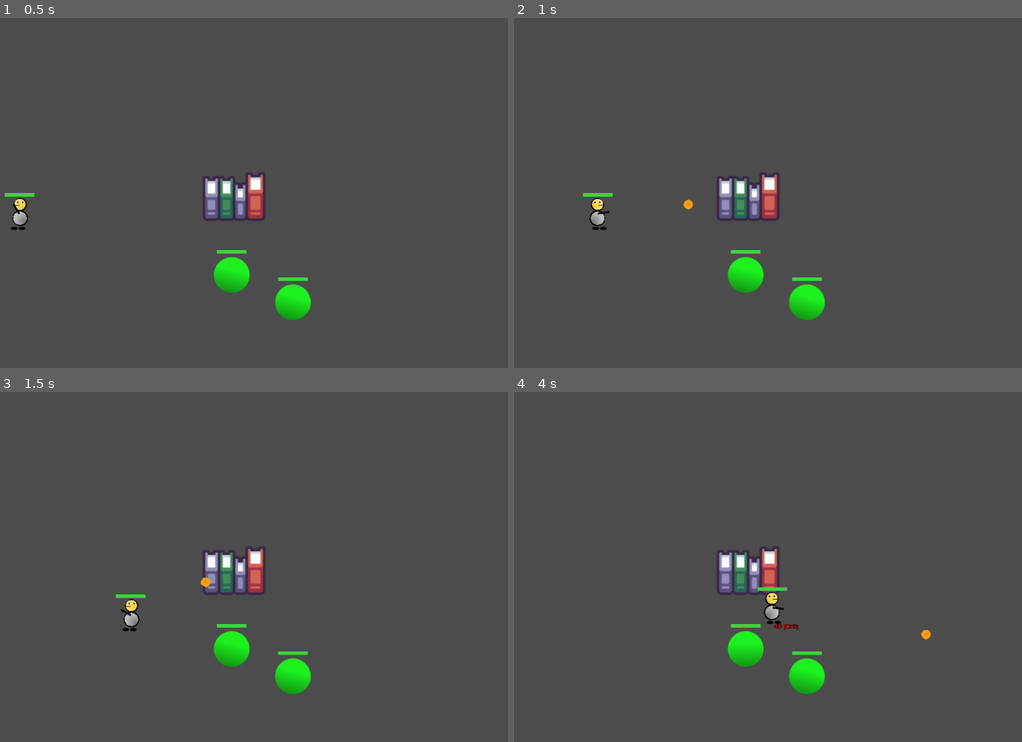
Above: before the commit, frames 1-4 (two rows, left to right).
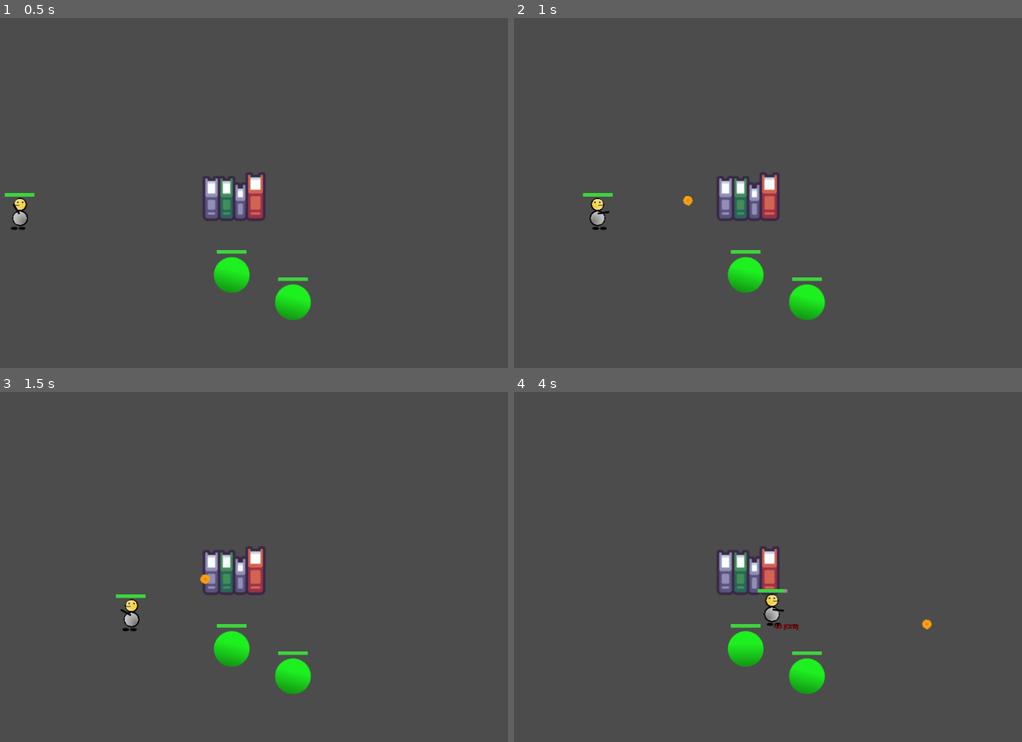
Above: after the commit, the same moments.

Repository: NPGodotEngine/Hack_And_Slash
Game: Godot game, scene res://Levels/TestLevel.tscn
Same seed, same stepped clock (60 frames per second), same inputs: the game is played once before the commit and once after it. The project has no main scene, so this scene is started directly.
Inputs (mouse positions are in pixels of both pictures, inside the frame that each line leads up to):
- Up to frame 1 (0.5 s): no input
- Up to frame 2 (1 s): tap Enter at 0.5 s; move the mouse to (849, 179) at 0.52 s; press the mouse at (849, 179) at 0.53 s; hold D (move_right) from 0.53 s (still down)
- Up to frame 3 (1.5 s): move the mouse to (81, 588) at 1.27 s; release D (move_right) at 1.28 s; release the mouse at (81, 588) at 1.28 s; hold S (move_down) from 1.28 s (still down); right-click (81, 588) at 1.35 s
- Up to frame 4 (4 s): move the mouse to (778, 490) at 2.02 s; release S (move_down) at 2.03 s; press the mouse at (778, 490) at 2.03 s; hold D (move_right) 2.03-2.78 s; move the mouse to (686, 640) at 2.77 s; release the mouse at (686, 640) at 2.78 s; hold W (move_up) 2.78-3.53 s; right-click (686, 640) at 2.85 s; move the mouse to (900, 623) at 3.52 s; press the mouse at (900, 623) at 3.53 s; hold Left (ui_left) from 3.53 s (still down)

Frame 1 is identical in both runs. In frame 2, less than 0.1% of the frame differs, in the area x 33-36%, y 50-55%; in frame 3, less than 0.1%; in frame 4, 0.3%, in the area x 47-83%, y 55-71%.

Commit message:
Feature: flame pool damage overtime

Diff:
--- a/Character/Character.gd
+++ b/Character/Character.gd
@@ -238,7 +238,7 @@
 	if _damage_label_tscn:
 		var damage_label = _damage_label_tscn.instance()
 		if damage_label:
-			add_child(damage_label)
+			call_deferred("add_child", damage_label)
 			damage_label.global_position = global_position + _damage_label_offset
 			damage_label.set_damage(
 				total_damage,
--- a/Character/Mobs/Dummy/Dummy.gd
+++ b/Character/Mobs/Dummy/Dummy.gd
@@ -26,7 +26,7 @@
 func _on_max_health_changed(_from_max_health:int, _to_max_health:int) -> void:
 	_update_health_bar()
 
-func _on_take_damage(_hit_damage:HitDamage, total_damage:int) -> void:
+func _on_take_damage(_hit_damage:HitDamage, _total_damage:int) -> void:
 	_animation_player.stop()
 	_animation_player.play("hit", -1, 2)
 
--- a/Levels/TestLevel.tscn
+++ b/Levels/TestLevel.tscn
@@ -22,7 +22,7 @@
 
 [node name="Player" parent="." instance=ExtResource( 1 )]
 position = Vector2( 202, 344 )
-collision_mask = 3
+collision_mask = 7
 _base_damage = 12
 _critical_strike_chance = 0.17
 
--- a/Skills/Projectile/FireBulletSkill/FireBulletSkill.gd
+++ b/Skills/Projectile/FireBulletSkill/FireBulletSkill.gd
@@ -1,6 +1,22 @@
 extends ProjectileSkill
 
+# warning-ignore-all:RETURN_VALUE_DISCARDED
+
+# Max angle to spread bullet
 export (float) var max_shooting_angle = 15.0
+
+# Flame pool that leave on ground when
+# bullet hit
+export (PackedScene) var _flame_pool_scene = null
+
+# Flame pool duration
+export (float) var _flame_pool_life_span = 3.0
+
+# Flame damage interval
+export (float) var _flame_pool_damage_interval = 1.0
+
+# Flame pool spawn chance
+export (float, 0.0, 1.0) var _flame_pool_spawn_chance = 0.1
 
 func execute(position:Vector2, direction:Vector2) -> void:
     .execute(position, direction)
@@ -8,16 +24,31 @@
     # get facing direction
     var face_dir: Vector2 = get_global_mouse_position() - skill_owner.global_position
 
-    # use fan shape for shooting projectile
+    # use arc shape for shooting projectile
     var shoot_dirs = get_arc_shooting_style(face_dir, deg2rad(max_shooting_angle), self.projectile_count)
 
     # shoot projectiles
     for dir in shoot_dirs:
         var bullet: Projectile = self.projectile_scene.instance()
         get_tree().current_scene.add_child(bullet)
-        bullet.setup(self, direction, skill_owner.global_position)
+        bullet.setup(self, dir, skill_owner.global_position)
+        bullet.connect("on_projectile_hit", self, "_on_projectile_hit")
 
     start_cool_down()
+
+func _on_projectile_hit(body:Node) -> void:
+    assert(_flame_pool_scene, "flame_pool_scene is null")
+
+    if _flame_pool_scene and can_spawn_flame_pool():
+        var flame_pool: FlamePool = _flame_pool_scene.instance()
+        get_tree().current_scene.call_deferred("add_child", flame_pool)
+        flame_pool.setup(get_hit_damage(), _flame_pool_life_span, _flame_pool_damage_interval)
+        flame_pool.global_position = body.global_position
+
+# Can spawn a flaming pool
+func can_spawn_flame_pool() -> bool:
+    if is_equal_approx(_flame_pool_spawn_chance, 0.0): return false
+    return Utils.is_in_threshold(_flame_pool_spawn_chance, 0.0001, 1.0)
 
 # Return vector2 as direction for each projectiles
 ##
--- a/Skills/Projectile/FireBulletSkill/FireBulletSkill.tscn
+++ b/Skills/Projectile/FireBulletSkill/FireBulletSkill.tscn
@@ -1,8 +1,9 @@
-[gd_scene load_steps=4 format=2]
+[gd_scene load_steps=5 format=2]
 
 [ext_resource path="res://Skills/Projectile/FireBulletSkill/FireBulletSkill.gd" type="Script" id=1]
 [ext_resource path="res://Skills/Projectile/FireBulletSkill/FireBullet/FireBullet.tscn" type="PackedScene" id=2]
 [ext_resource path="res://Assets/Fire_ball.png" type="Texture" id=3]
+[ext_resource path="res://Skills/Projectile/FireBulletSkill/FlamePool/FlamePool.tscn" type="PackedScene" id=4]
 
 [node name="FireBulletSkill" type="Node2D"]
 script = ExtResource( 1 )
@@ -13,6 +14,8 @@
 projectile_penetration = 0.25
 projectile_life_span = 1.5
 max_projectile_size = 3
+_flame_pool_scene = ExtResource( 4 )
+_flame_pool_damage_interval = 0.3
 
 [node name="Sprite" type="Sprite" parent="."]
 visible = false
--- /dev/null
+++ b/Skills/Projectile/FireBulletSkill/FlamePool/FlamePool.gd
@@ -0,0 +1,94 @@
+class_name FlamePool
+extends Area2D
+
+# warning-ignore-all:RETURN_VALUE_DISCARDED
+
+# Damage multiplier
+##
+# For scaling damage from skill
+export (float) var _damage_multiplier = 1.0
+
+onready var _flame_particle: Particles2D = $Particles2D
+
+# How long can this pool live
+var _life_span: float = 3.0
+
+# The hit damage from skill
+var _skill_hit_damage: HitDamage = null
+
+# The body that stand in this area
+var _body_contacts: Array = []
+
+# Life span timer
+var _life_span_timer: Timer = null
+
+# Damage timer for damage overtime
+var _damage_overtime_timer: Timer = null
+
+# Damage interval
+var _damage_interval: float = 1.0
+
+func _ready() -> void:
+    _life_span_timer = Timer.new()
+    add_child(_life_span_timer)
+    _life_span_timer.one_shot = true
+    _life_span_timer.connect("timeout", self, "queue_free")
+
+    connect("body_entered", self, "_on_body_entered")
+    connect("body_exited", self, "_on_body_exited")
+
+    _damage_overtime_timer = Timer.new()
+    add_child(_damage_overtime_timer)
+    _damage_overtime_timer.one_shot = false
+    _damage_overtime_timer.connect("timeout", self, "_on_damage_overtime")
+
+func _exit_tree() -> void:
+    if _life_span_timer:
+        _life_span_timer.disconnect("timeout", self, "queue_free")
+    if _damage_overtime_timer:
+        _damage_overtime_timer.disconnect("timeout", self, "_on_damage_overtime")
+
+func setup(hit_dmage:HitDamage, life_span:float, damage_interval:float=1.0) -> void:
+    if not is_inside_tree():
+        yield(self, "ready")
+
+    _skill_hit_damage = hit_dmage
+    _life_span = life_span
+    _damage_interval = damage_interval
+
+    _life_span_timer.start(_life_span)
+    _damage_overtime_timer.start(_damage_interval)
+
+
+func _on_body_entered(body:Node) -> void:
+    if (not _body_contacts.has(body) and
+        body is Character):
+        _body_contacts.append(body)
+
+func _on_body_exited(body:Node) -> void:
+    if _body_contacts.has(body):
+        _body_contacts.erase(body)
+
+func _on_damage_overtime() -> void:
+    if _body_contacts and _body_contacts.size() > 0:
+        for body in _body_contacts:
+            if is_instance_valid(body):
+                var character: Character = body
+                character.take_damage(get_scaled_hit_damage())
+
+func  get_scaled_hit_damage() -> HitDamage:
+    if _skill_hit_damage:
+        return HitDamage.new().init(
+            _skill_hit_damage.attacker,
+            _skill_hit_damage.skill,
+            _skill_hit_damage.damage * _damage_multiplier,
+            false,
+            Color.white
+        )
+    return HitDamage.new().init(
+        null,
+        null,
+        0,
+        false,
+        Color.white
+    )
--- /dev/null
+++ b/Skills/Projectile/FireBulletSkill/FlamePool/FlamePool.tscn
@@ -0,0 +1,73 @@
+[gd_scene load_steps=11 format=2]
+
+[ext_resource path="res://Assets/FireParticale.png" type="Texture" id=1]
+[ext_resource path="res://Skills/Projectile/FireBulletSkill/FlamePool/FlamePool.gd" type="Script" id=2]
+
+[sub_resource type="Gradient" id=1]
+offsets = PoolRealArray( 0.00487805, 1 )
+colors = PoolColorArray( 0.905897, 0.553125, 0.0495412, 1, 0.741835, 0.727822, 0.634616, 1 )
+
+[sub_resource type="GradientTexture" id=2]
+gradient = SubResource( 1 )
+
+[sub_resource type="Gradient" id=3]
+offsets = PoolRealArray( 0.0097561, 0.712195 )
+colors = PoolColorArray( 0.637695, 0.201041, 0.014946, 1, 0.918945, 0.879116, 0.0323067, 1 )
+
+[sub_resource type="GradientTexture" id=4]
+gradient = SubResource( 3 )
+
+[sub_resource type="Curve" id=5]
+_data = [ Vector2( 0, 1 ), 0.0, 0.0, 0, 0, Vector2( 1, 0.202273 ), 0.0, 0.0, 0, 0 ]
+
+[sub_resource type="CurveTexture" id=6]
+curve = SubResource( 5 )
+
+[sub_resource type="ParticlesMaterial" id=7]
+lifetime_randomness = 0.34
+emission_shape = 1
+emission_sphere_radius = 40.0
+flag_disable_z = true
+direction = Vector3( 0, -1, 0 )
+spread = 0.0
+gravity = Vector3( 0, 0, 0 )
+initial_velocity = 103.17
+initial_velocity_random = 0.46
+angular_velocity = 57.14
+angular_velocity_random = 0.59
+orbit_velocity = 0.0
+orbit_velocity_random = 0.0
+linear_accel = 38.1
+linear_accel_random = 0.25
+radial_accel = 9.52
+radial_accel_random = 0.33
+tangential_accel = 30.16
+tangential_accel_random = 0.24
+damping = 88.9
+damping_random = 0.09
+angle = 57.1
+angle_random = 1.0
+scale = 1.5
+scale_random = 0.7
+scale_curve = SubResource( 6 )
+color_ramp = SubResource( 4 )
+color_initial_ramp = SubResource( 2 )
+
+[sub_resource type="CircleShape2D" id=8]
+radius = 40.0
+
+[node name="FlamePool" type="Area2D"]
+collision_layer = 0
+collision_mask = 2
+monitorable = false
+script = ExtResource( 2 )
+_damage_multiplier = 0.5
+
+[node name="Particles2D" type="Particles2D" parent="."]
+amount = 25
+randomness = 0.24
+process_material = SubResource( 7 )
+texture = ExtResource( 1 )
+
+[node name="CollisionShape2D" type="CollisionShape2D" parent="."]
+shape = SubResource( 8 )
--- a/Skills/Projectile/Projectile.gd
+++ b/Skills/Projectile/Projectile.gd
@@ -1,7 +1,10 @@
 class_name Projectile
 extends Area2D
 
-# warning-ignore:RETURN_VALUE_DISCARDED
+# warning-ignore-all:RETURN_VALUE_DISCARDED
+
+# Emit when projectile hit a body
+signal on_projectile_hit(body)
 
 # Bullet _speed
 var _speed := 200.0
@@ -13,7 +16,7 @@
 var _life_span_timer: Timer = null
 
 # Bullet travel direction
-var _direction := Vector2.ZERO
+var _direction: Vector2 = Vector2.ZERO
 
 # Hit damage
 var _hit_damage: HitDamage = null
@@ -36,15 +39,13 @@
 
 ## Override ##
 func _ready() -> void:
-    # warning-ignore:RETURN_VALUE_DISCARDED
-
     _life_span_timer = Timer.new()
     _life_span_timer.name = "LifeSpanTimer"
     add_child(_life_span_timer)
     _life_span_timer.one_shot = true
     _life_span_timer.connect("timeout", self, "queue_free")
 
-    connect("body_entered", self, "_on_body_entered")
+    connect("body_entered", self, "_on_projectile_hit_body")
 
 func _exit_tree() -> void:
     if _life_span_timer:
@@ -101,6 +102,7 @@
 # Call when this projectile hit a physics body
 func _on_projectile_hit_body(body:Node) -> void:
     if body.has_method("take_damage"):
+        emit_signal("on_projectile_hit", body)
         body.take_damage(_hit_damage)
 
     # free projectile if not penetrated
--- a/project.godot
+++ b/project.godot
@@ -18,6 +18,11 @@
 "class": "DamageLabel",
 "language": "GDScript",
 "path": "res://Interface/HUD/DamageLabel.gd"
+}, {
+"base": "Area2D",
+"class": "FlamePool",
+"language": "GDScript",
+"path": "res://Skills/Projectile/FireBulletSkill/FlamePool/FlamePool.gd"
 }, {
 "base": "Reference",
 "class": "HitDamage",
@@ -52,6 +57,7 @@
 _global_script_class_icons={
 "Character": "",
 "DamageLabel": "",
+"FlamePool": "",
 "HitDamage": "",
 "Player": "",
 "Projectile": "",
Binary file added: Assets/FireParticale.png
Not shown, added: Assets/FireParticale.png.import
Not shown, added: Assets/FireParticale.xcf
